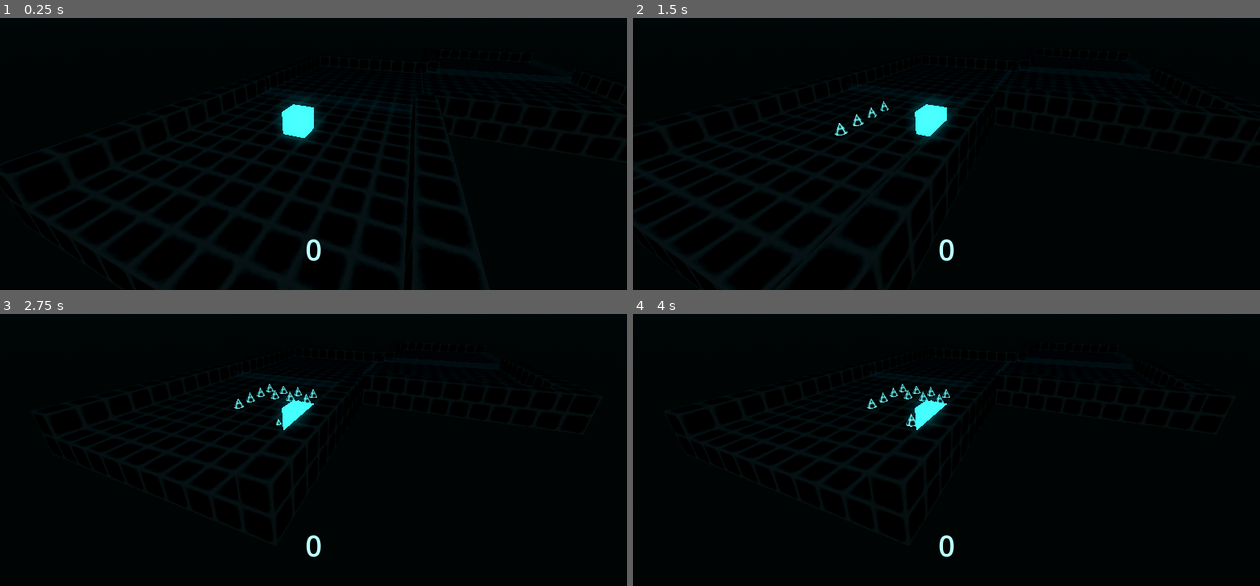
Above: before the commit, frames 1-4 (two rows, left to right).
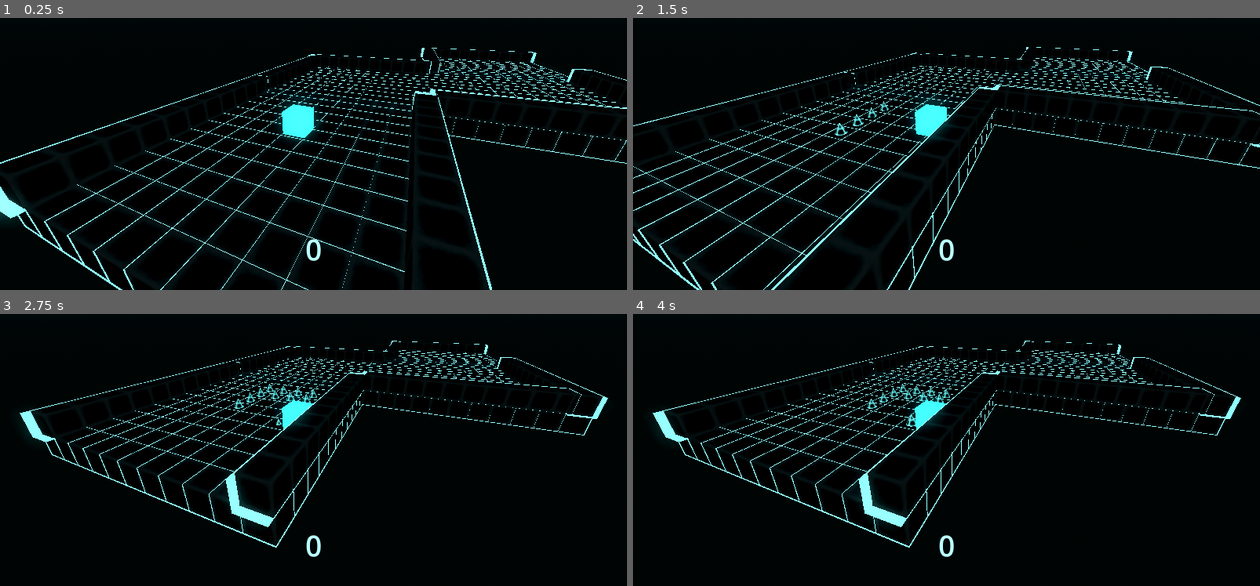
Above: after the commit, the same moments.

Repository: Username4D/rasterrun
Game: Godot game, scene res://scenes/demo_scene.tscn
Two runs of this game, one before a commit and one after it. Both use one fixed random seed, a clock stepped at 60 frames per second and the inputs below.
Inputs:
- Up to frame 1 (0.25 s): no input
- Up to frame 2 (1.5 s): hold Right (ui_right) 0.53-1.28 s; hold Down (ui_down) from 1.28 s (still down)
- Up to frame 3 (2.75 s): release Down (ui_down) at 2.03 s; hold Right (ui_right) from 2.03 s (still down)
- Up to frame 4 (4 s): release Right (ui_right) at 2.78 s; hold Up (ui_up) 2.78-3.53 s; tap Enter at 3.5 s; hold Left (ui_left) from 3.53 s (still down)

The runs differ from the first frame. In frame 1, 3.4% of the frame differs, in the area x 0-100%, y 10-100%; in frame 2, 3.2%; in frame 3, 3.0%; in frame 4, 3.0%.

Commit message:
added outline shader

Diff:
--- /dev/null
+++ b/resources/outline.gdshader
@@ -0,0 +1,14 @@
+shader_type spatial;
+render_mode blend_mix, cull_front, unshaded;
+
+uniform vec4 color : source_color = vec4(1,0,0,1);
+uniform float size : hint_range(1.0, 1.5, 0.01) = 1.05;
+
+void vertex() {
+	VERTEX *= size;
+}
+
+void fragment() {
+	ALBEDO = color.rgb;
+	ALPHA = color.a;
+}
--- /dev/null
+++ b/resources/outline.tres
@@ -0,0 +1,10 @@
+[gd_resource type="ShaderMaterial" load_steps=2 format=3 uid="uid://w520h3evyhjw"]
+
+[ext_resource type="Shader" uid="uid://bc70aqe0mewbd" path="res://resources/outline.gdshader" id="1_feuid"]
+
+[resource]
+resource_local_to_scene = true
+render_priority = 0
+shader = ExtResource("1_feuid")
+shader_parameter/color = Color(0, 0, 0, 1)
+shader_parameter/size = 1.0
--- a/resources/wall.tres
+++ b/resources/wall.tres
@@ -1,8 +1,16 @@
-[gd_resource type="StandardMaterial3D" load_steps=2 format=3 uid="uid://bdfydinqsh5mt"]
+[gd_resource type="StandardMaterial3D" load_steps=4 format=3 uid="uid://bdfydinqsh5mt"]
 
 [ext_resource type="Texture2D" uid="uid://durihck8xj55l" path="res://assets/block.png" id="1_dbbiv"]
+[ext_resource type="Shader" uid="uid://bc70aqe0mewbd" path="res://resources/outline.gdshader" id="2_wrb2w"]
+
+[sub_resource type="ShaderMaterial" id="ShaderMaterial_mkqn6"]
+render_priority = 0
+shader = ExtResource("2_wrb2w")
+shader_parameter/color = Color(0.44168755, 0.9947855, 1, 1)
+shader_parameter/size = 1.05
 
 [resource]
+next_pass = SubResource("ShaderMaterial_mkqn6")
 albedo_color = Color(0, 0, 0, 1)
 albedo_texture = ExtResource("1_dbbiv")
 emission_enabled = true
Not shown, added: resources/outline.gdshader.uid
